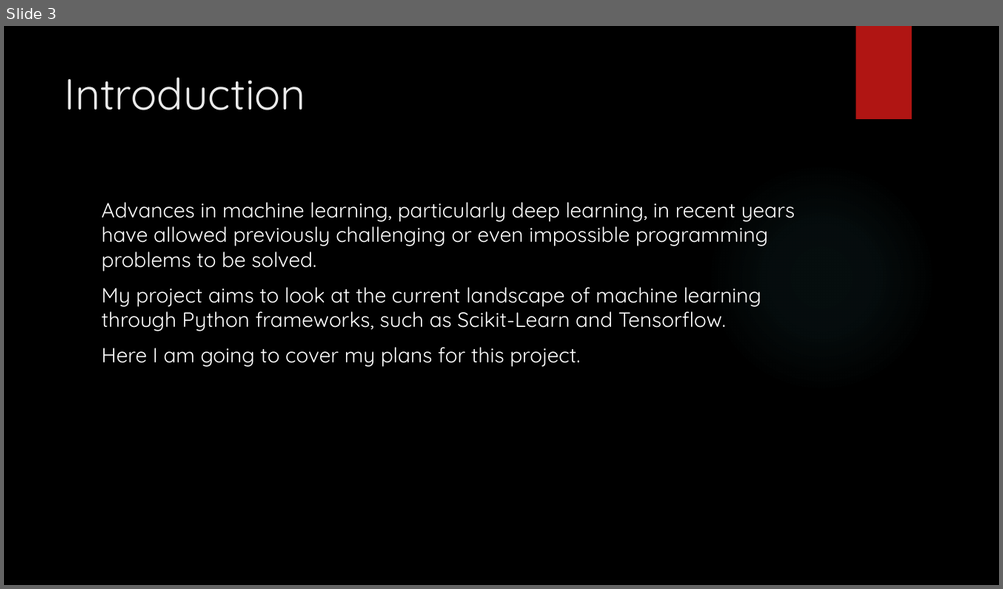
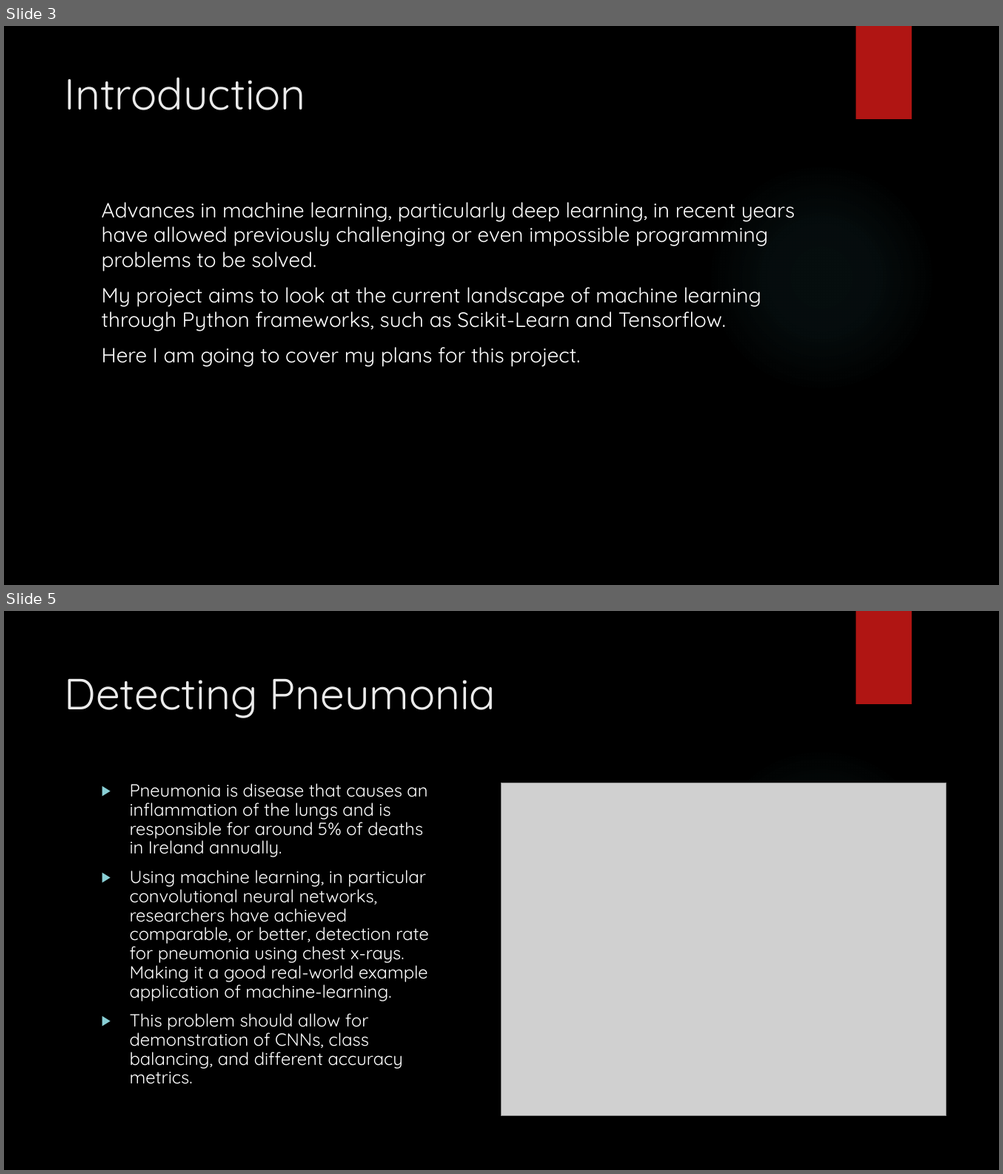
Before and after one commit to BladesOfBaconIV/finalYearProject, a slide deck: documents/interim-presentation/Machine Learning Using Python Frameworks.pptx. Shown one above the other, each under a label of ours: slide 3 before the commit, slides 3 and 5 after it; the slides between them are not shown. The pictures are 1003x589 and 1003x1174 pixels, drawn with LibreOffice and Linux fonts; fonts in the diff are those of the drawing; grey boxes stand for pictures; background and template pictures are left out. Boxes give left, top, right and bottom in pixels: in the first picture for what was removed or moved away, otherwise in the second. Text is boxed around its words. In the diff, an @@ line names an element or a change of style, - is before the commit and + after.

Commit message:
Added presentation

```diff
--- a/documents/interim-presentation/Machine Learning Using Python Frameworks.pptx
+++ b/documents/interim-presentation/Machine Learning Using Python Frameworks.pptx
@@ slide 5 added at bbox=[4, 611, 999, 1170], background picture (left out); not listed: 2 template elements that a slide beside it also shows @@
@@ title added at bbox=[65, 679, 496, 718], 42 pt, text #EBEBEB @@
+Detecting Pneumonia
@@ text added at bbox=[130, 783, 428, 1085], 17 pt, text #FFFFFF @@
+▶ Pneumonia is disease that causes an inflammation of the lungs and is responsible for around 5% of deaths in Ireland annually.
+▶ Using machine learning, in particular convolutional neural networks, researchers have achieved comparable, or better, detection rate for pneumonia using chest x-rays. Making it a good real-world example application of machine-learning.
+▶ This problem should allow for demonstration of CNNs, class balancing, and different accuracy metrics.
@@ picture added at bbox=[501, 783, 945, 1116] @@
```
Also in this commit, not shown: 5 other slides added, 2 other files.
